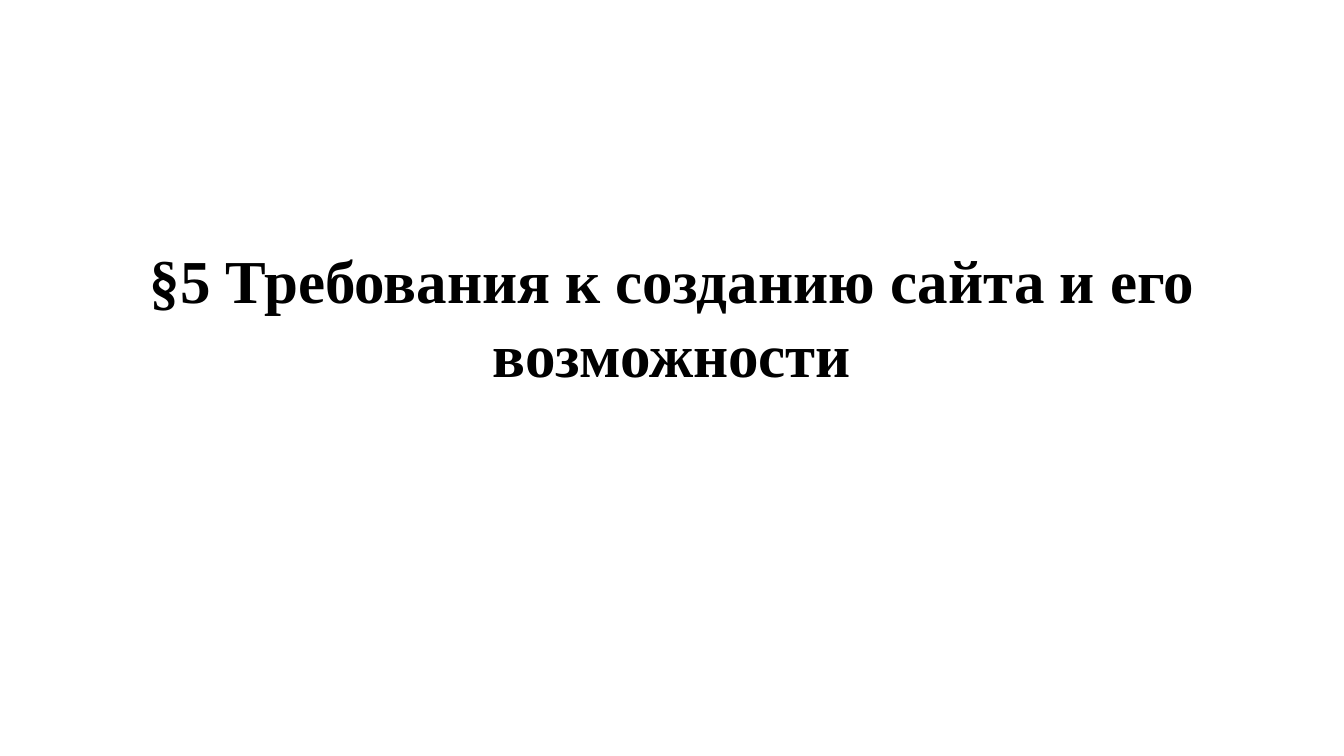
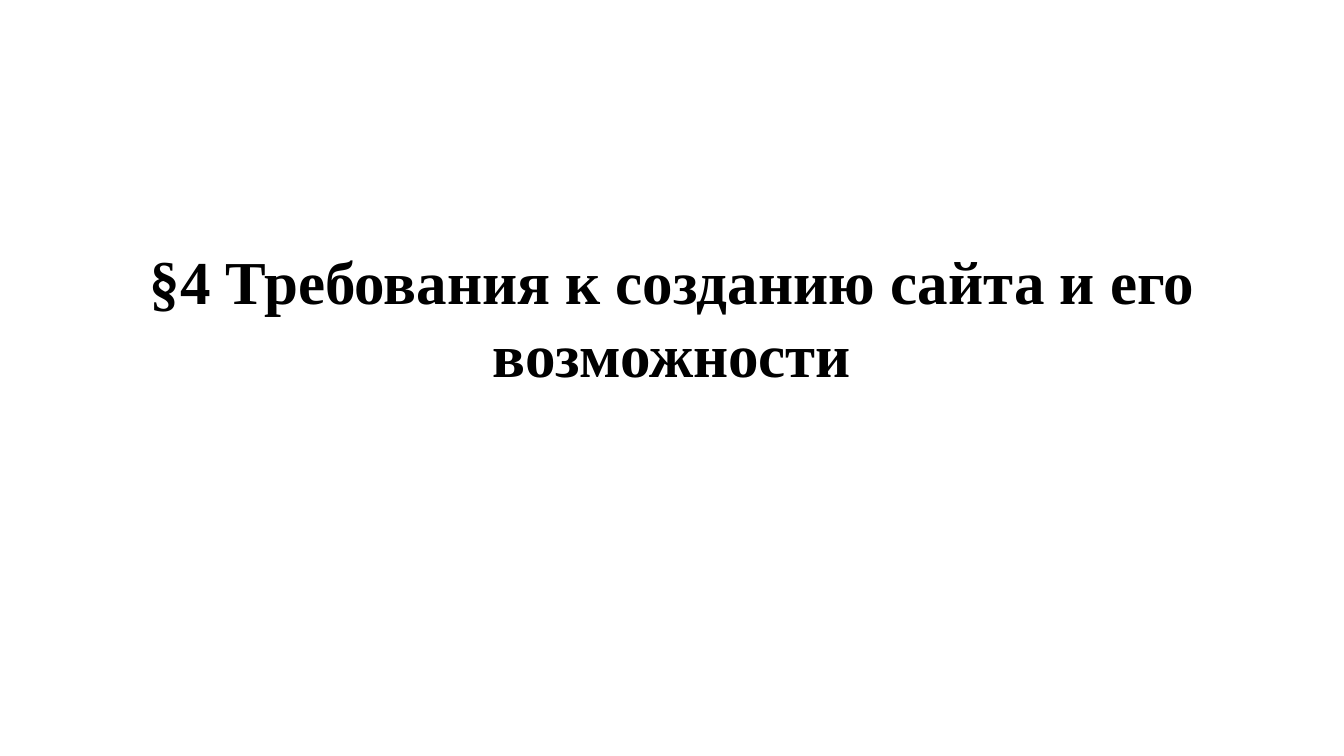
Before and after one commit to SibayMaktay/DocsFile_Sibay, a slide deck: slide 15 of НугумановМА_создание_сайта.pptx. Drawn at 1344x756 pixels with LibreOffice and Linux fonts; fonts in the diff are those of the drawing; background and template pictures are left out. Boxes give left, top, right and bottom in pixels: in the first picture for what was removed or moved away, otherwise in the second. Text is boxed around its words. In the diff, an @@ line names an element or a change of style, - is before the commit and + after.

```diff
--- a/НугумановМА_создание_сайта.pptx
+++ b/НугумановМА_создание_сайта.pptx
@@ text at (x1=150, y1=260, x2=1194, y2=378): text changed @@
-§5 Требования к созданию сайта и его возможности
+§4 Требования к созданию сайта и его возможности
```
Also in this commit, not shown: 4 other slides changed, 2 slides added, 3 slides removed, 1 other file.
